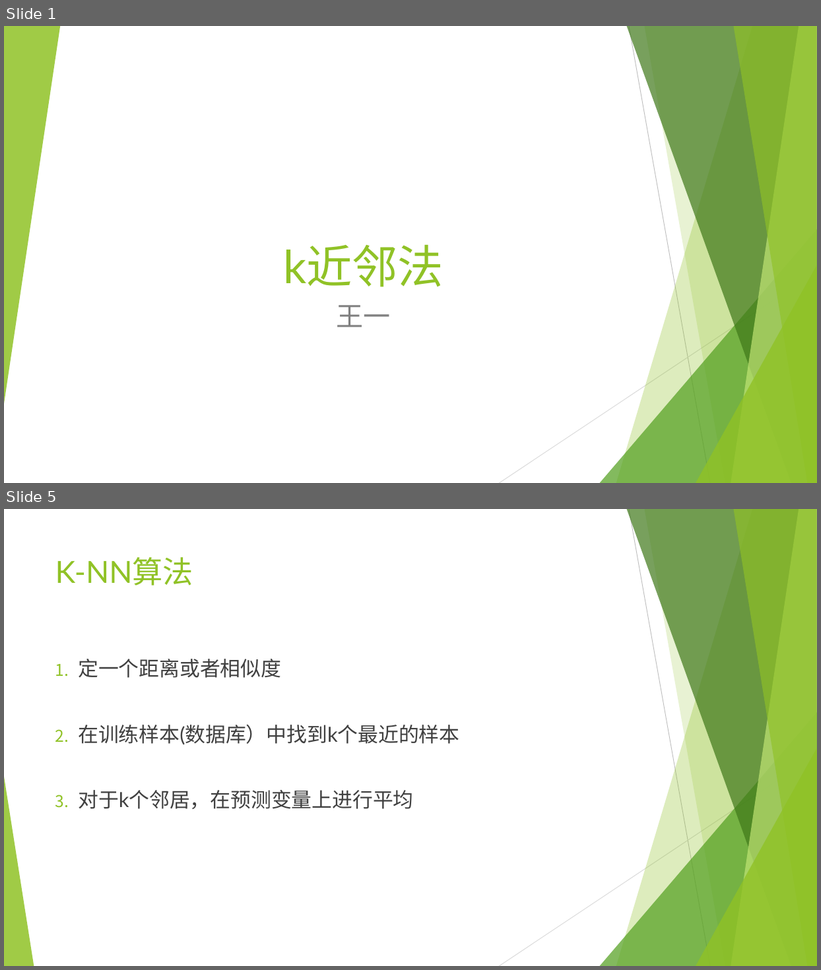
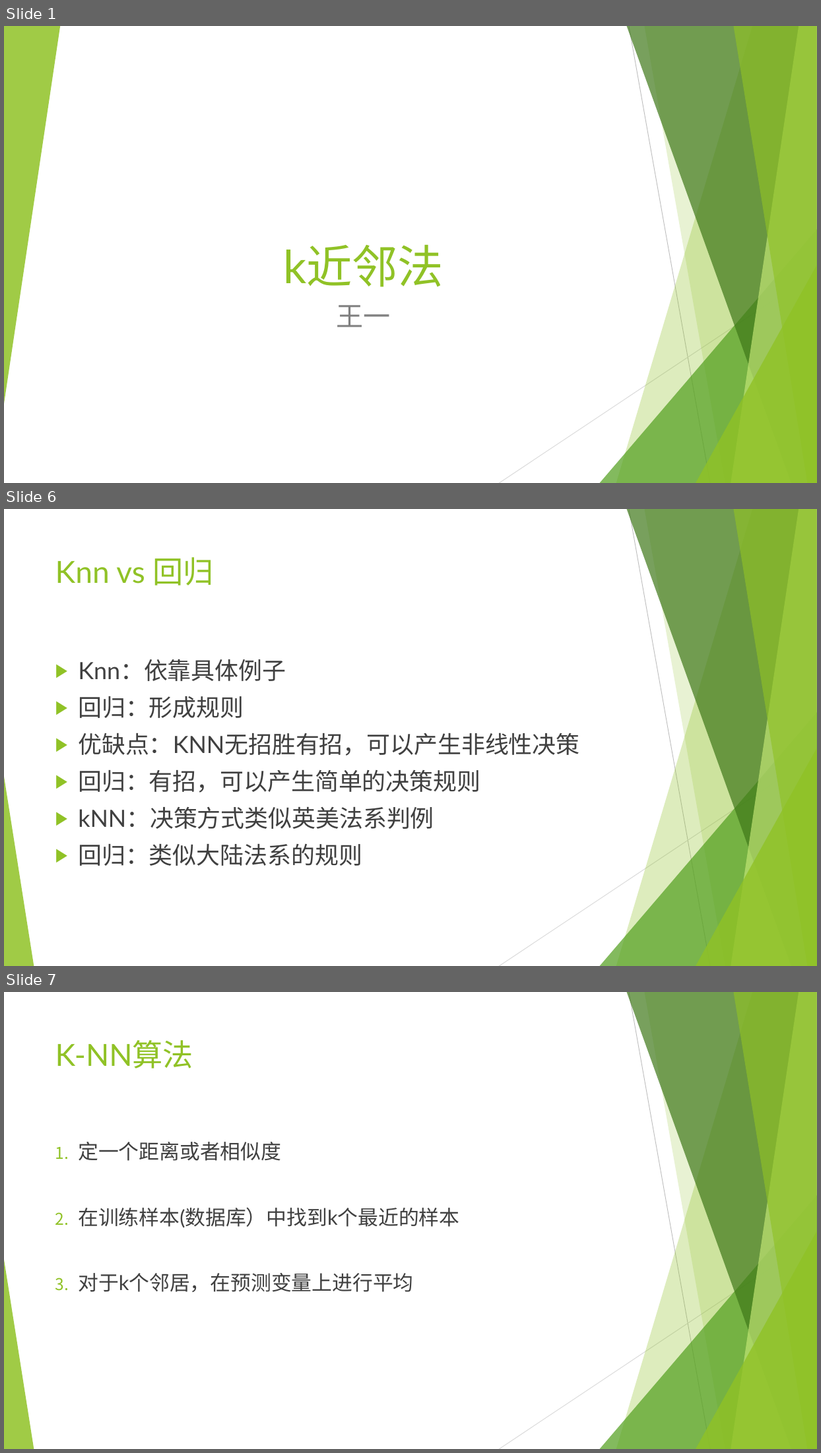
Before and after one commit to wangyi-fudan/BIOL130173, a slide deck: 6_k近邻法.pptx. Shown one above the other, each under a label of ours: slides 1 and 5 before the commit, slides 1, 6 and 7 after it; the slides between them are not shown. The pictures are 821x970 and 821x1453 pixels, drawn with LibreOffice and Linux fonts; fonts in the diff are those of the drawing. Boxes give left, top, right and bottom in pixels: in the first picture for what was removed or moved away, otherwise in the second. Text is boxed around its words. In the diff, an @@ line names an element or a change of style, - is before the commit and + after.

```diff
--- a/6_k近邻法.pptx
+++ b/6_k近邻法.pptx
@@ slide 6 added at (4,509,817,966), background #FFFFFF; not listed: 10 template elements that a slide beside it also shows @@
@@ title added at (55,557,214,586), 36 pt, text #90C226 @@
+Knn vs 回归
@@ text added at (78,659,580,866), 28 pt, text #404040 @@
+▶ Knn：依靠具体例子
+▶ 回归：形成规则
+▶ 优缺点：KNN无招胜有招，可以产生非线性决策
+▶ 回归：有招，可以产生简单的决策规则
+▶ kNN：决策方式类似英美法系判例
+▶ 回归：类似大陆法系的规则
@@ what was slide 5 is now slide 7 @@
```
Also in this commit, not shown: 3 slides changed, 8 other slides added, 1 slide removed.
